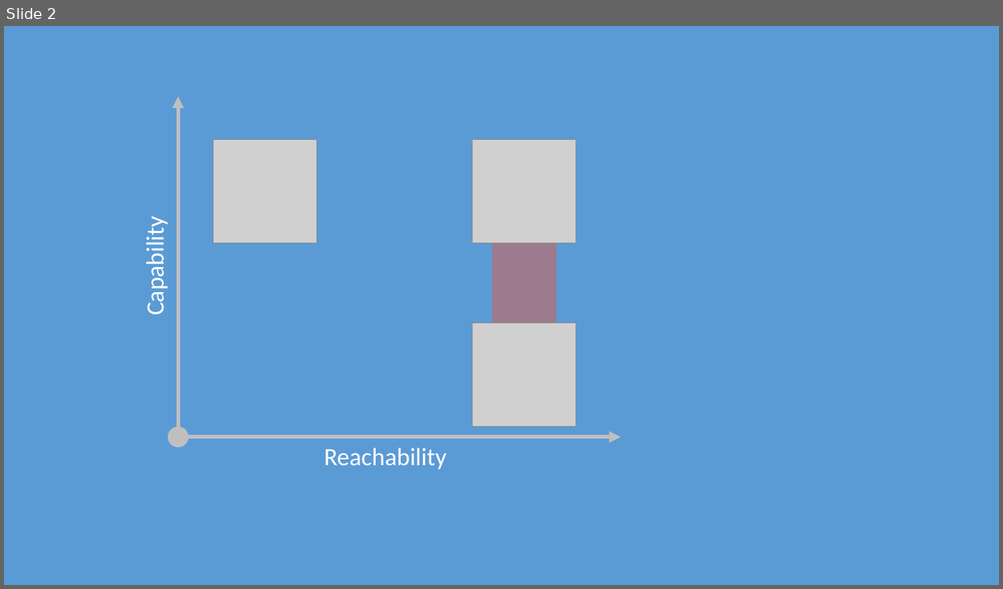
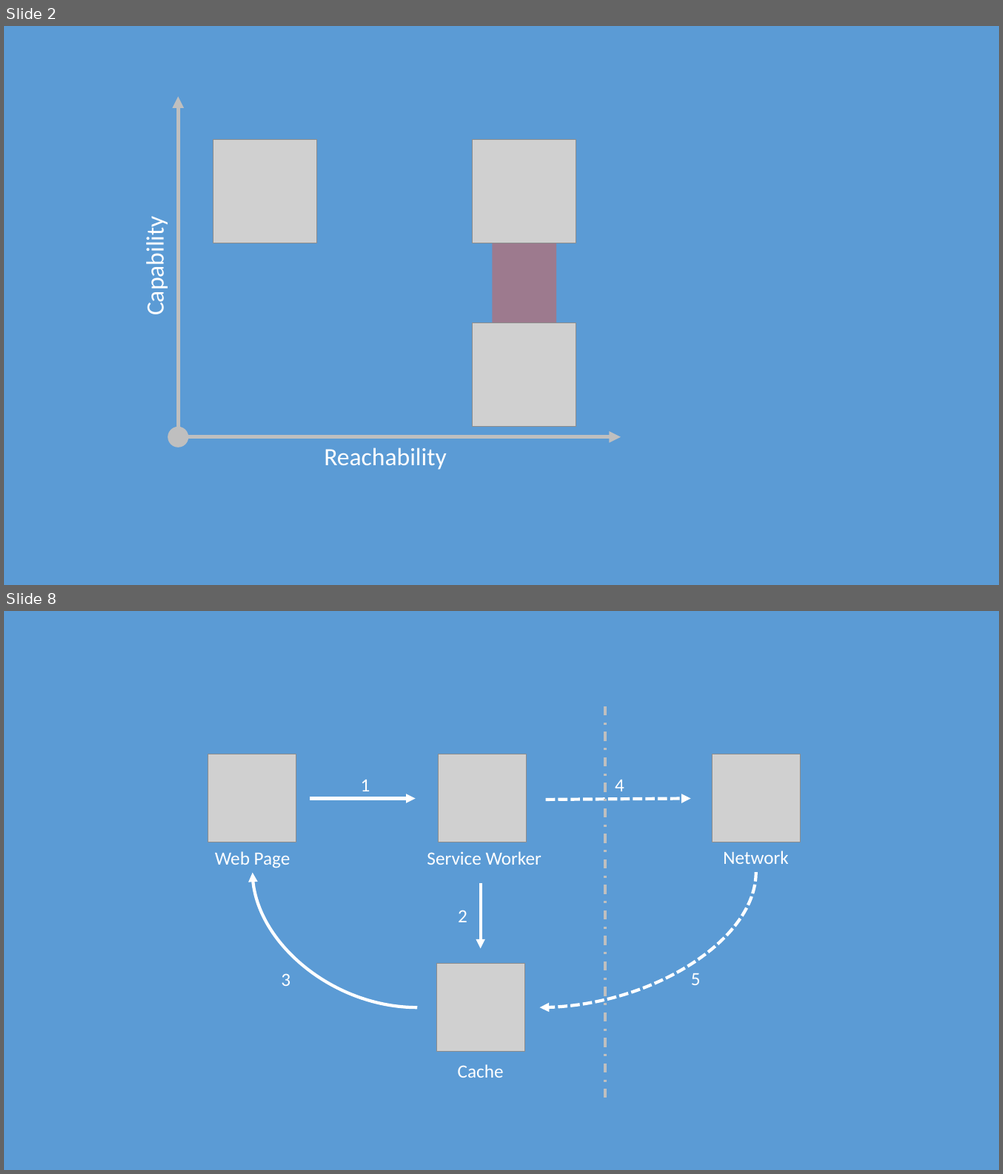
Before and after one commit to MollsAndHersh/pwa-app-on-steroids, a slide deck: img/shema.pptx. Shown one above the other, each under a label of ours: slide 2 before the commit, slides 2 and 8 after it; the slides between them are not shown. The pictures are 1003x589 and 1003x1174 pixels, drawn with LibreOffice and Linux fonts; fonts in the diff are those of the drawing; grey boxes stand for pictures. Boxes give left, top, right and bottom in pixels: in the first picture for what was removed or moved away, otherwise in the second. Text is boxed around its words. In the diff, an @@ line names an element or a change of style, - is before the commit and + after.

```diff
--- a/img/shema.pptx
+++ b/img/shema.pptx
@@ slide 8 added at box(4, 611, 999, 1170), background #5B9BD5 @@
@@ line added from (606, 706) to (606, 1098), #BFBFBF 2.25 pt dashed @@
@@ picture added at box(208, 755, 296, 843) @@
@@ picture added at box(438, 755, 526, 843) @@
@@ picture added at box(712, 755, 800, 843) @@
@@ text added at box(361, 780, 370, 792), 18 pt, text #FFFFFF @@
+1
@@ text added at box(614, 780, 624, 792), 18 pt, text #FFFFFF @@
+4
@@ arrow added from (310, 798) to (415, 798), #FFFFFF 3 pt @@
@@ arrow added from (546, 800) to (691, 798), #FFFFFF 3 pt dashed @@
@@ text added at box(215, 851, 290, 869), 18 pt, text #FFFFFF @@
+Web Page
@@ text added at box(427, 851, 541, 865), 18 pt, text #FFFFFF @@
+Service Worker
@@ text added at box(723, 851, 788, 864), 18 pt, text #FFFFFF @@
+Network
@@ curved arrow added from (418, 1008) to (253, 873), #FFFFFF 3 pt @@
@@ curved arrow added from (756, 872) to (540, 1008), #FFFFFF 3 pt dashed @@
@@ arrow added from (481, 883) to (481, 949), #FFFFFF 3 pt @@
@@ text added at box(458, 910, 467, 923), 18 pt, text #FFFFFF @@
+2
@@ picture added at box(437, 964, 525, 1052) @@
@@ text added at box(281, 974, 290, 986), 18 pt, text #FFFFFF @@
+3
@@ text added at box(691, 974, 700, 985), 18 pt, text #FFFFFF @@
+5
@@ text added at box(458, 1065, 504, 1078), 18 pt, text #FFFFFF @@
+Cache
```
Also in this commit, not shown: 5 other slides added, 29 other files.
